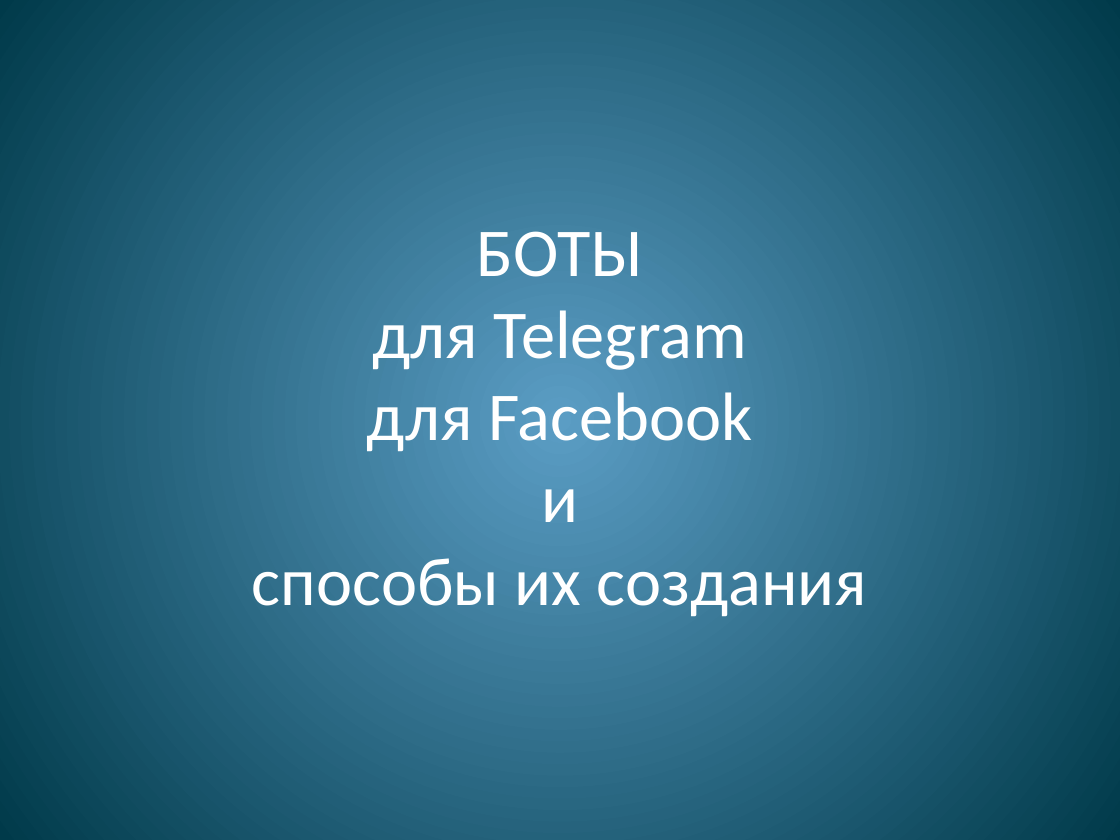
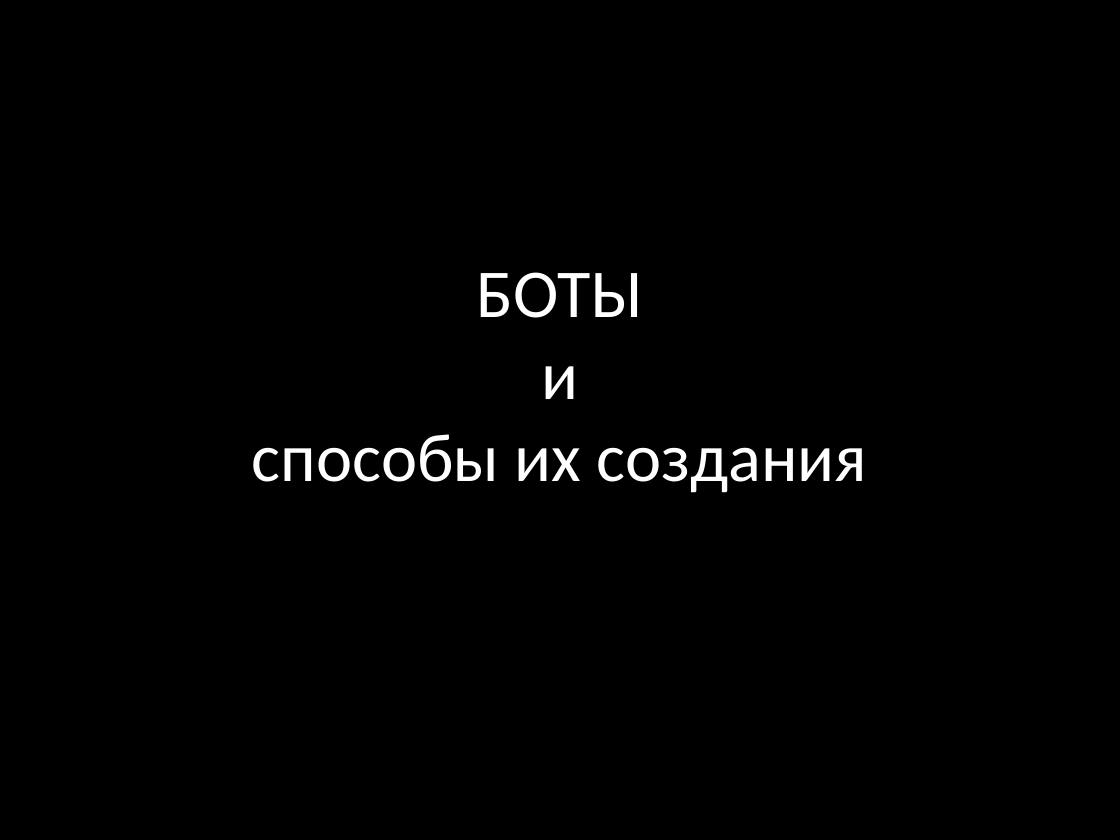
Before and after one commit to WrMax/TelegramDemo, a slide deck: slide 1 of Bot.pptx. Drawn at 1120x840 pixels with LibreOffice and Linux fonts; fonts in the diff are those of the drawing; background and template pictures are left out. Boxes give left, top, right and bottom in pixels: in the first picture for what was removed or moved away, otherwise in the second. Text is boxed around its words. In the diff, an @@ line names an element or a change of style, - is before the commit and + after.

```diff
--- a/Bot.pptx
+++ b/Bot.pptx
@@ background gradient #5C9CC4 to #003B4B to picture (left out) @@
@@ title at <box>252,272,867,493</box>: text changed @@
-БОТЫ
-для Telegram
-для Facebook
-и
-способы их создания
+БОТЫ
+и
+способы их создания
```
Also in this commit, not shown: 7 other slides changed, 3 slides added, 2 slides removed, 1 other file.
